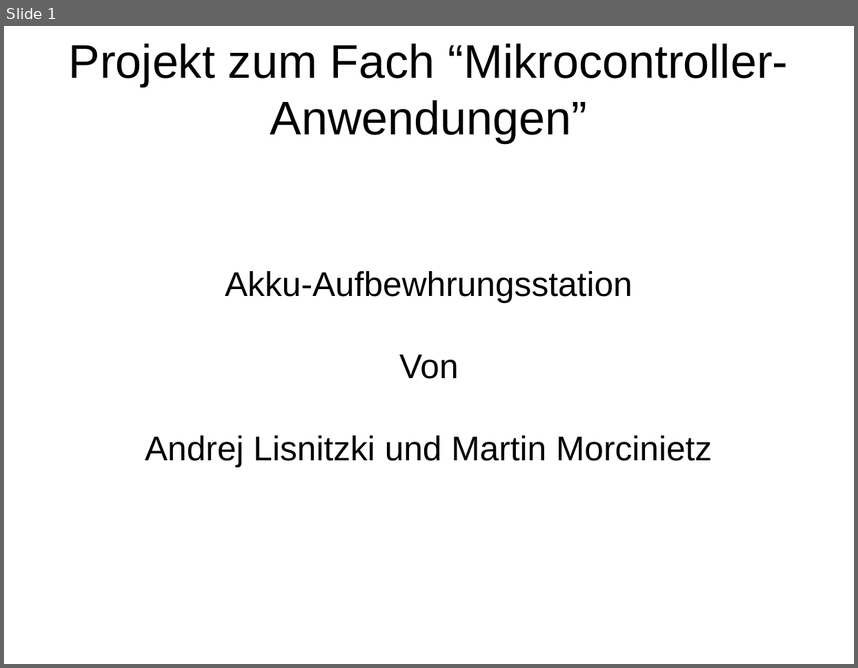
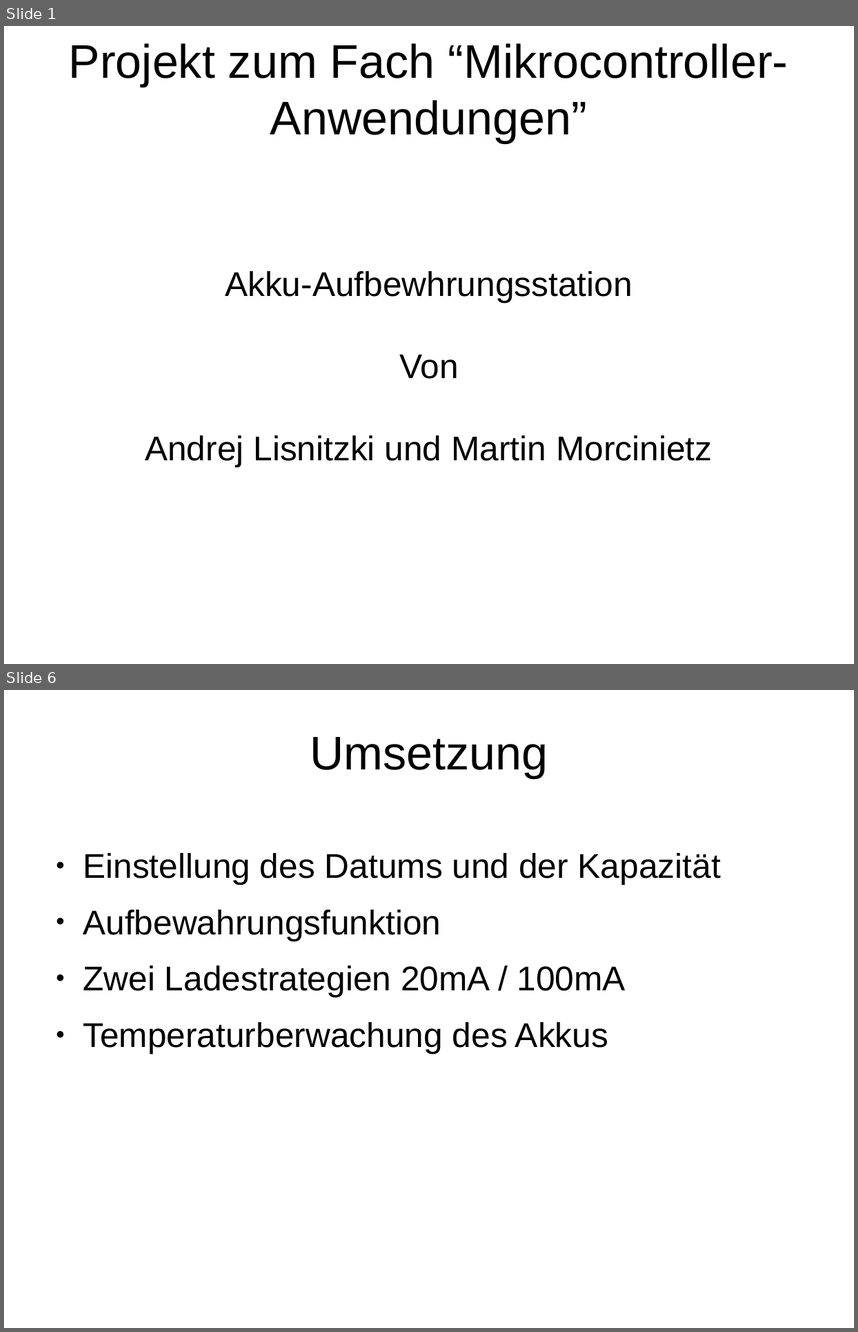
Before and after one commit to celentanos/mca, a slide deck: Vortrag.odp. Shown one above the other, each under a label of ours: slide 1 before the commit, slides 1 and 6 after it; the slides between them are not shown. The pictures are 858x668 and 858x1332 pixels, drawn with LibreOffice and Linux fonts; fonts in the diff are those of the drawing; background and template pictures are left out. Boxes give left, top, right and bottom in pixels: in the first picture for what was removed or moved away, otherwise in the second. Text is boxed around its words. In the diff, an @@ line names an element or a change of style, - is before the commit and + after.

```diff
--- a/Vortrag.odp
+++ b/Vortrag.odp
@@ slide 6 added at (4, 690, 854, 1328), background picture (left out) @@
@@ title added at (310, 737, 548, 778), 44 pt, text #000000 @@
+Umsetzung
@@ text added at (83, 853, 721, 1053), 32 pt, text #000000 @@
+● Einstellung des Datums und der Kapazität
+● Aufbewahrungsfunktion
+● Zwei Ladestrategien 20mA / 100mA
+● Temperaturberwachung des Akkus
```
Also in this commit, not shown: 1 slide changed, 4 other slides added, 1 slide removed.
